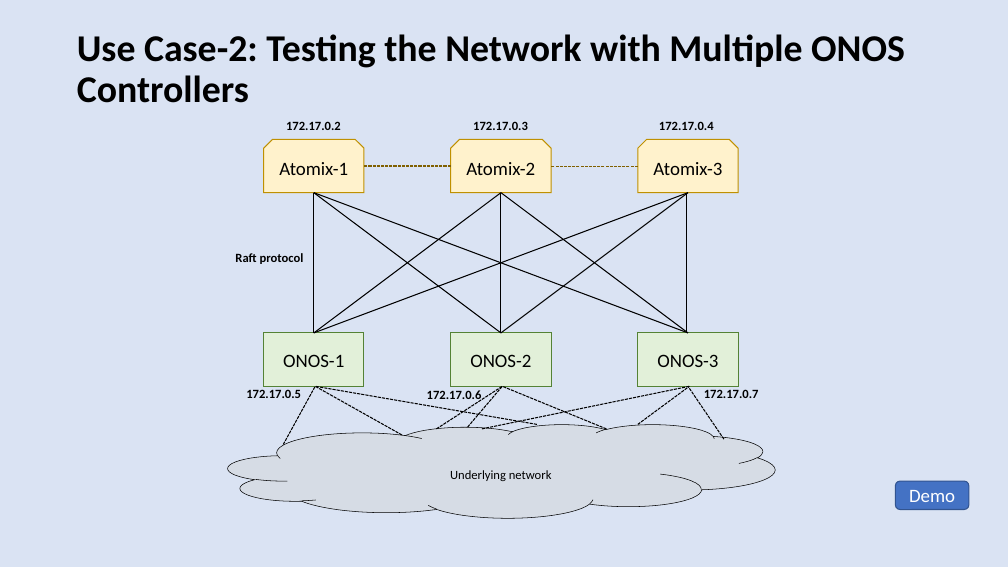
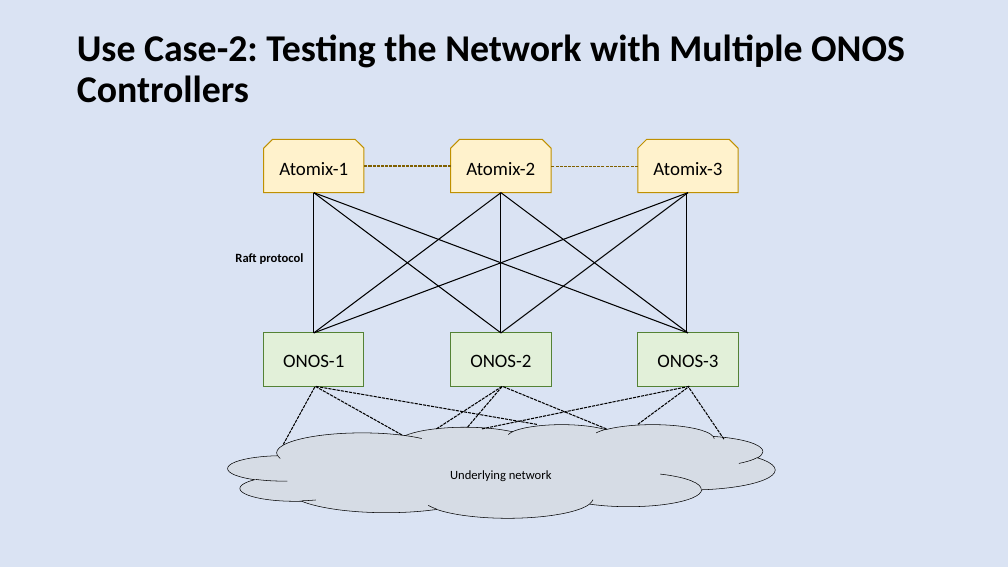
Before and after one commit to harshal-vaze/Software-Defined-Networking-with-ONOS, a slide deck: slide 6 of Thesis.pptx (slide 19 before the commit). Drawn at 1008x567 pixels with LibreOffice and Linux fonts; fonts in the diff are those of the drawing. Boxes give left, top, right and bottom in pixels: in the first picture for what was removed or moved away, otherwise in the second. Text is boxed around its words. In the diff, an @@ line names an element or a change of style, - is before the commit and + after.

```diff
--- a/Thesis.pptx
+++ b/Thesis.pptx
@@ text removed at [286,121,341,130] @@
-172.17.0.2
@@ text removed at [473,121,528,130] @@
-172.17.0.3
@@ text removed at [659,121,714,130] @@
-172.17.0.4
@@ text removed at [246,389,301,398] @@
-172.17.0.5
@@ text removed at [704,389,759,398] @@
-172.17.0.7
@@ text removed at [427,390,482,402] @@
-172.17.0.6
@@ rounded rectangle removed at [895,481,969,510] @@
-Demo
```
Also in this commit, not shown: 19 other slides changed, 3 slides added, 1 slide removed, 9 other files.
